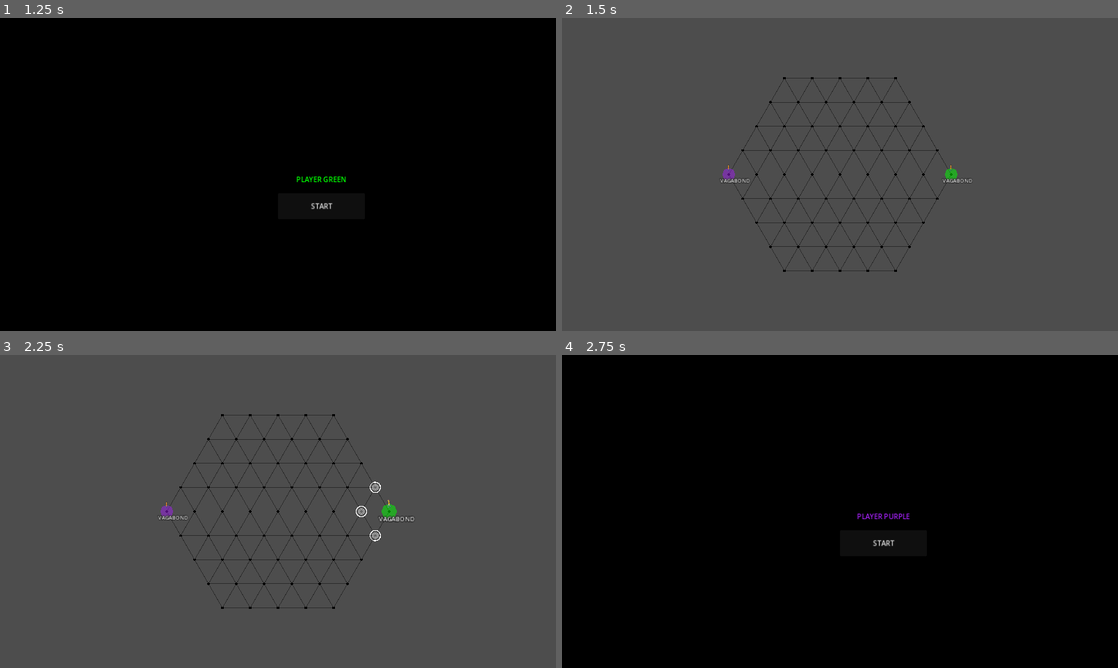
Above: before the commit, frames 1-4 (two rows, left to right).
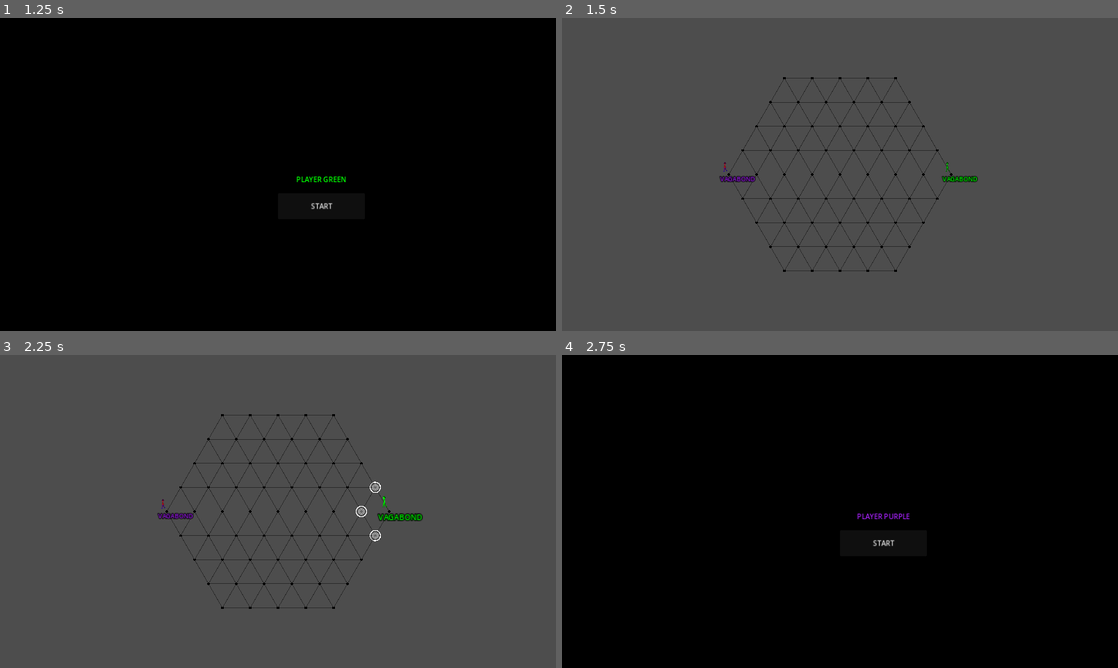
Above: after the commit, the same moments.

Repository: Cy13eruna/VyV
Game: Godot game, scene res://main.tscn
Two runs of this game, one before a commit and one after it. Both use one fixed random seed, a clock stepped at 60 frames per second and the inputs below.
Inputs (mouse positions are in pixels of both pictures, inside the frame that each line leads up to):
- Up to frame 1 (1.25 s): click "2" at 0.5 s
- Up to frame 2 (1.5 s): click "START" at 1.25 s
- Up to frame 3 (2.25 s): tap Enter at 2 s; move the mouse to (400, 495) at 2.02 s; click (400, 495) at 2.17 s
- Up to frame 4 (2.75 s): tap Space at 2.27 s

Frame 1 is identical in both runs. In frame 2, 0.4% of the frame differs, in the area x 28-75%, y 46-53%; in frame 3, 0.5%, in the area x 28-76%, y 45-54%; in frame 4, nothing differs.

Commit message:
VAGABOND COLORED!!!

Diff:
--- a/src/systems/entities/Vagabond.gd
+++ b/src/systems/entities/Vagabond.gd
@@ -11,8 +11,7 @@
 	self.grid_pos = p_grid_pos
 	self.vagabond_color = p_color
 
-	# Sincronização de posição:
-	# Definimos a global_position para garantir que ele ignore deslocamentos do pai
+	# Sincronização de posição
 	self.global_position = p_global_pos
 
 	# Garante que as unidades fiquem acima do GridPainter
@@ -27,45 +26,45 @@
 	for child in get_children():
 		child.queue_free()
 
-	# 1. Base Visual (Um círculo para facilitar o clique)
-	# Como não temos uma textura, usamos um Polygon2D pequeno como "sombra/base"
-	var base = Polygon2D.new()
-	var points = []
-	for i in range(8):
-		var angle = i * (PI / 4.0)
-		points.append(Vector2(cos(angle), sin(angle)) * 15.0)
-	base.polygon = points
-	base.color = vagabond_color
-	base.color.a = 0.5 # Semi-transparente
-	add_child(base)
-
-	# 2. Emoji do Vagabond
+	# 1. Emoji do Vagabond (Agora colorido com a cor do jogador)
 	var emoji_label = Label.new()
 	emoji_label.text = "🚶"
-	# Centralização absoluta para o clique bater com o visual
 	emoji_label.horizontal_alignment = HORIZONTAL_ALIGNMENT_CENTER
 	emoji_label.vertical_alignment = VERTICAL_ALIGNMENT_CENTER
-	emoji_label.custom_minimum_size = Vector2(40, 40)
+	# Usamos modulate para colorir o emoji sem perder os detalhes
+	emoji_label.modulate = vagabond_color
+	emoji_label.add_theme_font_size_override("font_size", 24)
 	emoji_label.position = Vector2(-20, -35)
 	add_child(emoji_label)
 
-	# 3. Texto de Identificação
+	# 2. Texto de Identificação (Colorido com a cor do jogador)
 	var text_label = Label.new()
-	# Mostra o ID do player para facilitar o debug de quem é a vez
-	text_label.text = "VAGABOND"
+	text_label.text = "VAGABOND" # Simplificado para "P0", "P1", etc.
 	text_label.horizontal_alignment = HORIZONTAL_ALIGNMENT_CENTER
-	text_label.add_theme_color_override("font_color", Color.WHITE)
-	text_label.add_theme_font_size_override("font_size", 12)
-	text_label.add_theme_constant_override("outline_size", 4)
+
+	# Aplicando a cor do jogador ao texto
+	text_label.add_theme_color_override("font_color", vagabond_color)
+	text_label.add_theme_font_size_override("font_size", 14)
+
+	# Outline preto para garantir contraste e legibilidade
+	text_label.add_theme_constant_override("outline_size", 6)
 	text_label.add_theme_color_override("font_outline_color", Color.BLACK)
-	text_label.position = Vector2(-20, 5)
+
+	# Posicionamento logo abaixo do boneco
+	text_label.position = Vector2(-20, 0)
 	add_child(text_label)
 
-# Opcional: Feedback visual ao selecionar
+# Feedback visual ao selecionar (Melhorado para ser mais evidente sem a base)
 func set_highlight(active: bool) -> void:
+	var tween = create_tween()
+	tween.set_trans(Tween.TRANS_SINE)
+	tween.set_ease(Tween.EASE_OUT)
+
 	if active:
-		modulate = Color(1.5, 1.5, 1.5, 1.0) # Brilho
-		scale = Vector2(1.2, 1.2)
+		# Aumenta o brilho e pulsa levemente
+		tween.tween_property(self, "scale", Vector2(1.3, 1.3), 0.1)
+		modulate = Color(1.5, 1.5, 1.5, 1.0)
 	else:
+		# Volta ao normal
+		tween.tween_property(self, "scale", Vector2(1.0, 1.0), 0.1)
 		modulate = Color.WHITE
-		scale = Vector2(1.0, 1.0)
